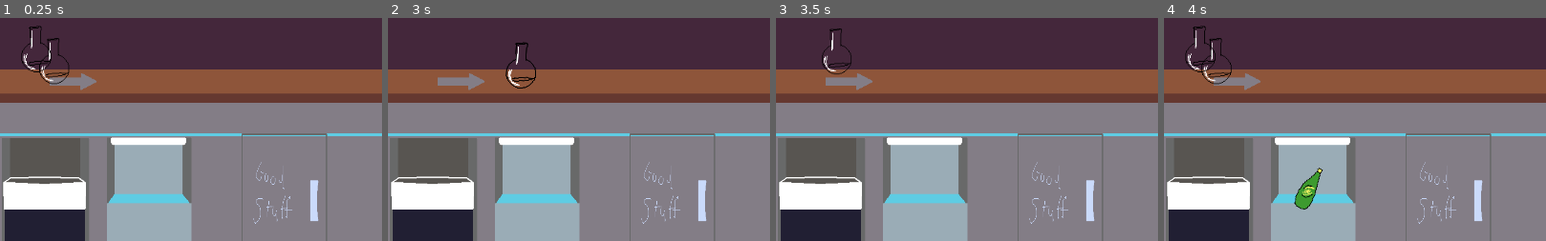
Above: before the commit, frames 1-4 (left to right).
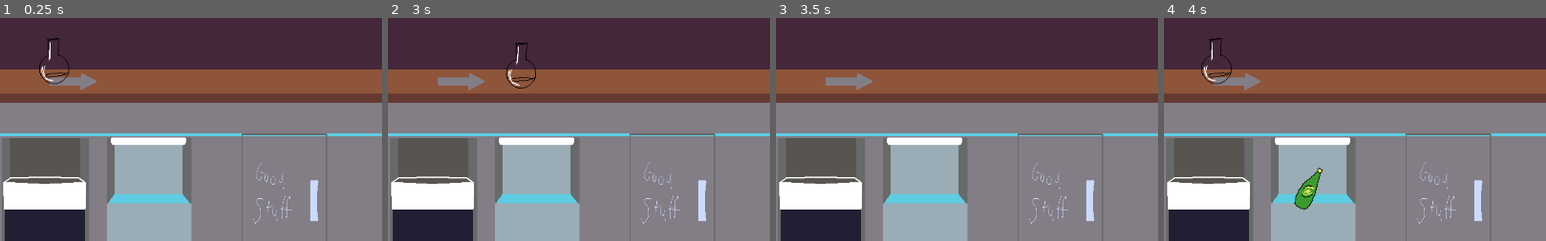
Above: after the commit, the same moments.

Repository: MoonTrain/Chill2022
Game: Godot game, scene res://Node.tscn
Two runs of this game, one before a commit and one after it. Both use one fixed random seed, a clock stepped at 60 frames per second and the inputs below. The project has no main scene, so this scene is started directly.
Inputs (mouse positions are % of the whole screen's width and height, from its top left):
- Up to frame 1 (0.25 s): no input
- Up to frame 2 (3 s): drag from (32, 81) to (73, 49) at 0.52 s; tap Enter at 1.25, 2.75 s; drag from (73, 49) to (32, 81) at 1.27 s; tap Space at 2 s; move the mouse to (46, 75) at 2.02 s; hold Right (move_right) 2.03-2.75 s; click (46, 75) at 2.1 s; drag from (34, 45) to (73, 49) at 2.77 s
- Up to frame 3 (3.5 s): no input
- Up to frame 4 (4 s): drag from (3, 32) to (46, 75) at 3.52 s
The pictures show only the part of the screen within x 26-76%, y 36-86%; the shares and areas given below are measured in that part.

The runs differ from the first frame. In frame 1, 0.3% of the frame differs, in the area x 5-14%, y 3-25%; in frame 2, 0.1%; in frame 3, 0.3%; in frame 4, 0.3%.

Commit message:
Solved double bottle and added custom asset

Diff:
--- a/Alchebar/DrinkServe.gd
+++ b/Alchebar/DrinkServe.gd
@@ -1,6 +1,6 @@
 extends Node2D
-var fullTex = preload("res://art/Full-Orange.png")
-var halfTex = preload("res://art/Half-Orange.png")
+var fullTex = preload("res://art/glass2Full.png")
+var halfTex = preload("res://art/glass2Half.png")
 var emptyTex = preload("res://art/glass2Empty.png")
 var curVar = 0
 signal serveDrink
@@ -52,7 +52,8 @@
 	if(Input.is_action_just_pressed("click")):
 		selected = true
 
-
+func isFilled():
+	return curVar == 2
 
 func _on_SlideLocation_mouseEntered():
 	if selected:
--- a/Alchebar/Node.tscn
+++ b/Alchebar/Node.tscn
@@ -62,9 +62,6 @@
 [node name="AudioStreamPlayer2D" type="AudioStreamPlayer2D" parent="RedPot6"]
 volume_db = 3.0
 
-[node name="DropDrink" parent="." instance=ExtResource( 3 )]
-position = Vector2( 320, 256 )
-
 [node name="DropZone3" parent="." instance=ExtResource( 1 )]
 position = Vector2( 34.5961, 193 )
 
@@ -117,7 +114,6 @@
 [connection signal="mouseEntered" from="SlideLocation" to="DrinkServe" method="_on_SlideLocation_mouseEntered"]
 [connection signal="emptyDrink" from="DrinkServe" to="." method="_on_DrinkServe_emptyDrink"]
 [connection signal="serveDrink" from="DrinkServe" to="." method="_on_DrinkServe_serveDrink"]
-
 [connection signal="addDrink" from="RedPot" to="." method="_on_RedPot_addDrink"]
 [connection signal="addDrink" from="RedPot2" to="." method="_on_RedPot2_addDrink"]
 [connection signal="addDrink" from="RedPot3" to="." method="_on_RedPot3_addDrink"]
--- a/Alchebar/RedPot.gd
+++ b/Alchebar/RedPot.gd
@@ -95,7 +95,7 @@
 			for child in glassNode:
 				var distance = global_position.distance_to(child.global_position)
 
-				if distance < shortest_dist && curVar<2:
+				if distance < shortest_dist && curVar<2 && not child.isFilled():
 					child.select()
 					curVar+=1
 					switchTexture()
Binary file added: Alchebar/art/glass2Full.png
Not shown, added: Alchebar/art/glass2Full.png.import
Binary file added: Alchebar/art/glass2Half.png
Not shown, added: Alchebar/art/glass2Half.png.import
